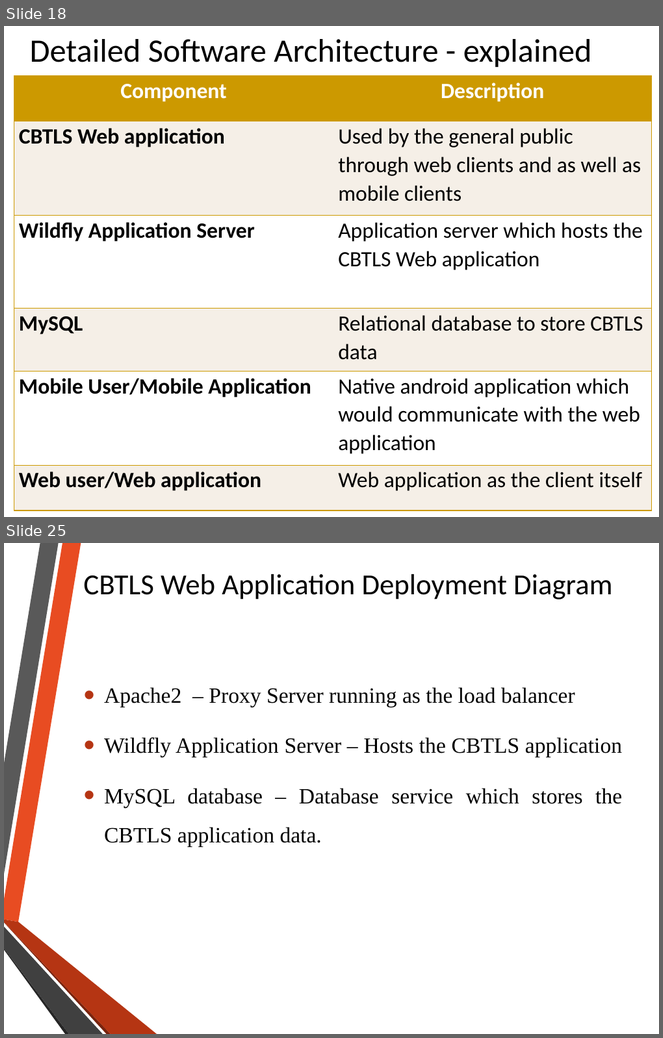
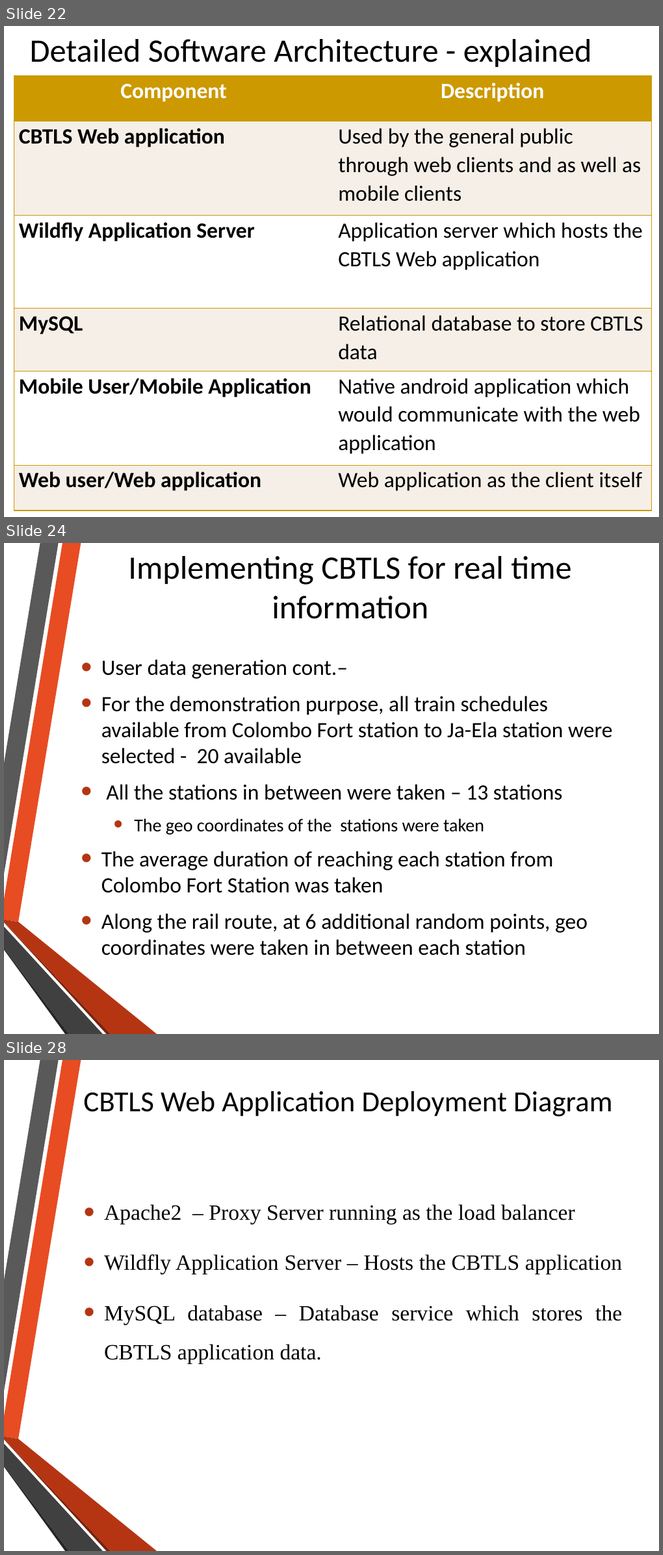
Before and after one commit to nadee158/cbtls, a slide deck: FinalSubmission/msc_final_presentation.pptx. Shown one above the other, each under a label of ours: slides 18 and 25 before the commit, slides 22, 24 and 28 after it; the slides between them are not shown. The pictures are 663x1038 and 663x1555 pixels, drawn with LibreOffice and Linux fonts; fonts in the diff are those of the drawing; background and template pictures are left out. Boxes give left, top, right and bottom in pixels: in the first picture for what was removed or moved away, otherwise in the second. Text is boxed around its words. In the diff, an @@ line names an element or a change of style, - is before the commit and + after.

```diff
--- a/FinalSubmission/msc_final_presentation.pptx
+++ b/FinalSubmission/msc_final_presentation.pptx
@@ slide 24 added at <box>4,543,659,1034</box>, background picture (left out); not listed: 6 template elements that a slide beside it also shows @@
@@ title added at <box>128,556,571,619</box>, 36 pt, text #000000 @@
+Implementing CBTLS for real time information
@@ text added at <box>102,659,612,956</box>, 24 pt, text #000000 @@
+• User data generation cont.–
+• For the demonstration purpose, all train schedules available from Colombo Fort station to Ja-Ela station were selected - 20 available
+• All the stations in between were taken – 13 stations
+  • The geo coordinates of the stations were taken
+• The average duration of reaching each station from Colombo Fort Station was taken
+• Along the rail route, at 6 additional random points, geo coordinates were taken in between each station
@@ what was slide 18 is now slide 22 @@
@@ what was slide 25 is now slide 28 @@
```
Also in this commit, not shown: 7 slides changed, 11 other slides added, 3 slides removed.
